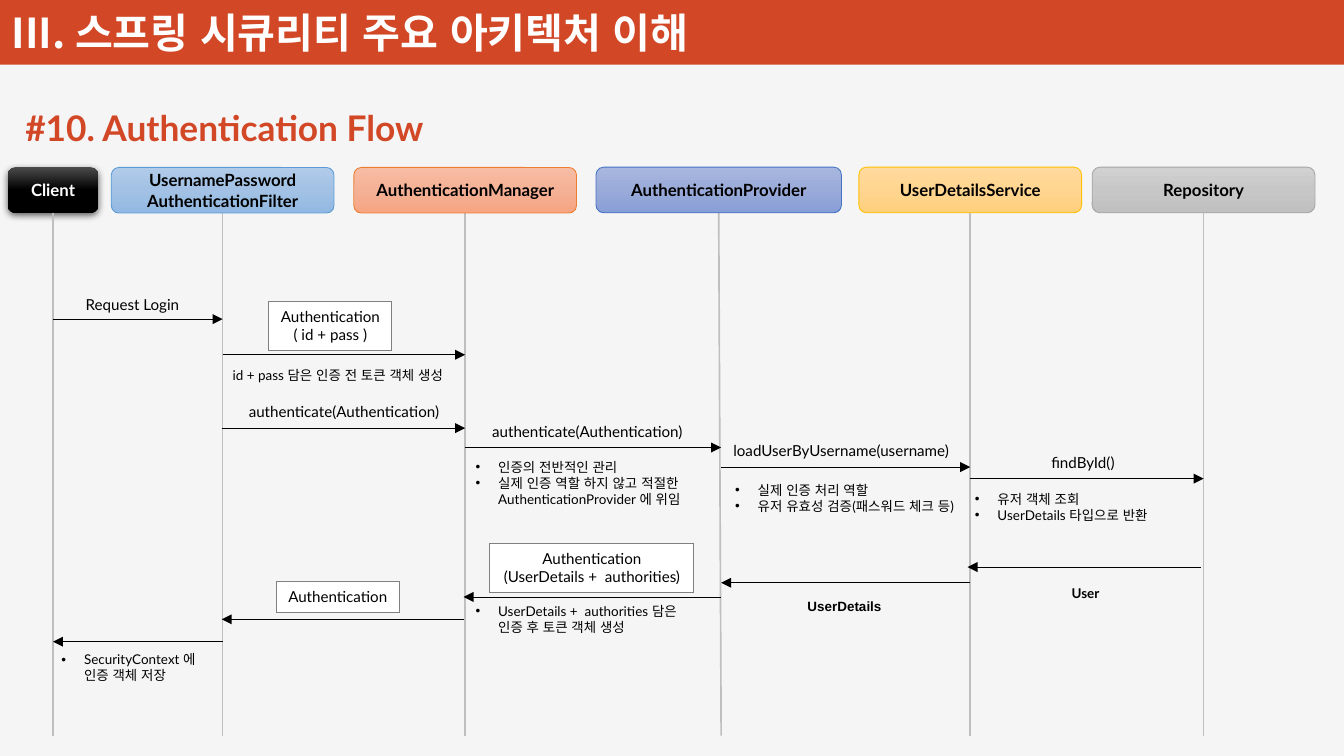
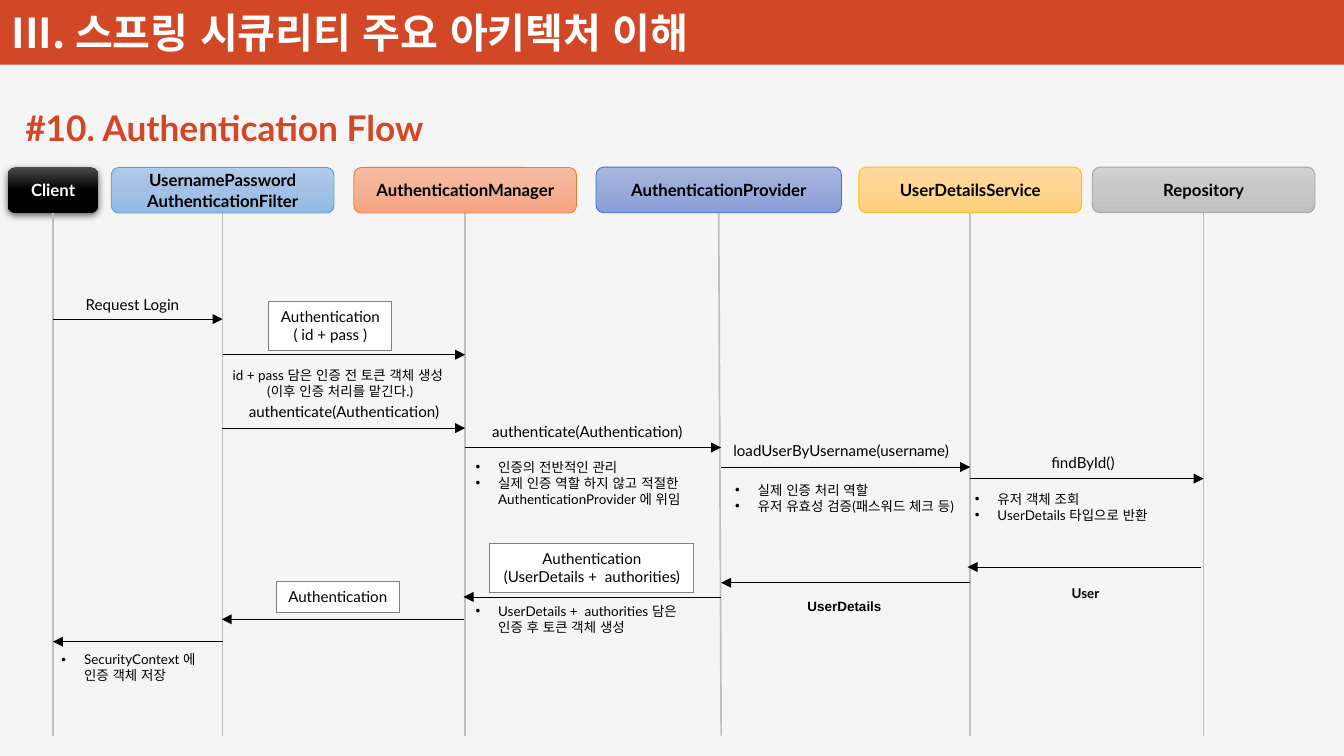
Before and after one commit to plitche/Inflearn_Spring_Security, a slide deck: slide 78 of Document/강의안.pptx. Drawn at 1344x756 pixels with LibreOffice and Linux fonts; fonts in the diff are those of the drawing. Boxes give left, top, right and bottom in pixels: in the first picture for what was removed or moved away, otherwise in the second. Text is boxed around its words. In the diff, an @@ line names an element or a change of style, - is before the commit and + after.

Commit message:
Authentication Flow

```diff
--- a/Document/강의안.pptx
+++ b/Document/강의안.pptx
@@ text at (x1=267, y1=385, x2=413, y2=398): paragraph added @@
+(이후 인증 처리를 맡긴다.)
```
